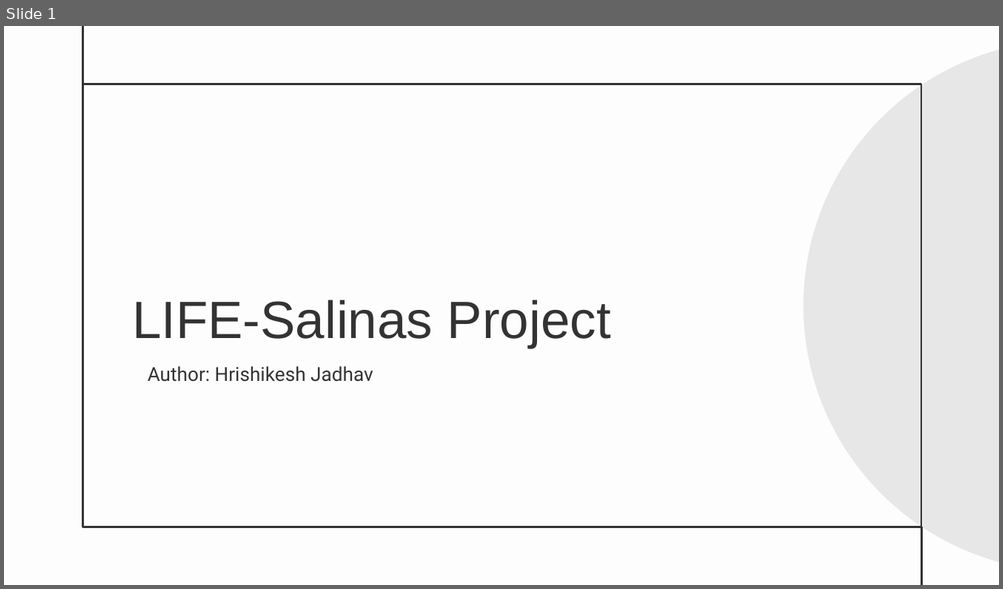
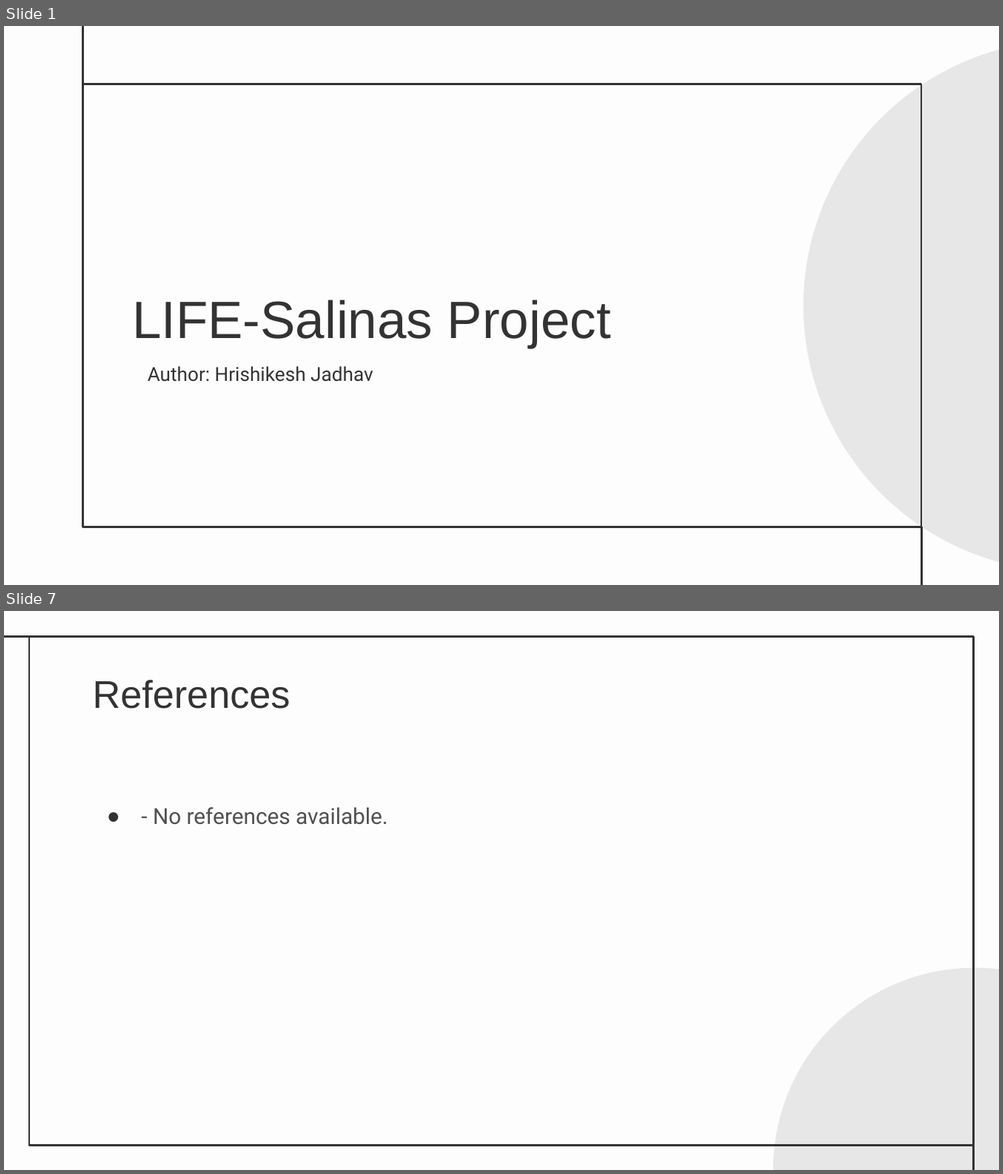
Before and after one commit to knowhrishi/AutoDeckAI-EchoHack, a slide deck: generated_presentation.pptx. Shown one above the other, each under a label of ours: slide 1 before the commit, slides 1 and 7 after it; the slides between them are not shown. The pictures are 1003x589 and 1003x1174 pixels, drawn with LibreOffice and Linux fonts; fonts in the diff are those of the drawing. Boxes give left, top, right and bottom in pixels: in the first picture for what was removed or moved away, otherwise in the second. Text is boxed around its words. In the diff, an @@ line names an element or a change of style, - is before the commit and + after.

```diff
--- a/generated_presentation.pptx
+++ b/generated_presentation.pptx
@@ slide 7 added at (4,611,999,1170), background #FDFDFD @@
@@ line added from (30, 636) to (4, 636), #333333 1.5 pt @@
@@ rectangle added at (29,636,973,1145), outline #333333 1.5 pt @@
@@ title added at (93,680,290,709), 28 pt, text #333333 @@
+References
@@ subtitle added at (153,807,388,825), 16 pt, text #505050 @@
+● - No references available.
@@ ellipse added at (773,968,999,1170), fill #E8E7E7 @@
@@ line added from (973, 1170) to (973, 1146), #333333 1.5 pt @@
```
Also in this commit, not shown: 5 slides changed, 1 other slide added, 2 slides removed, 3 other files.
